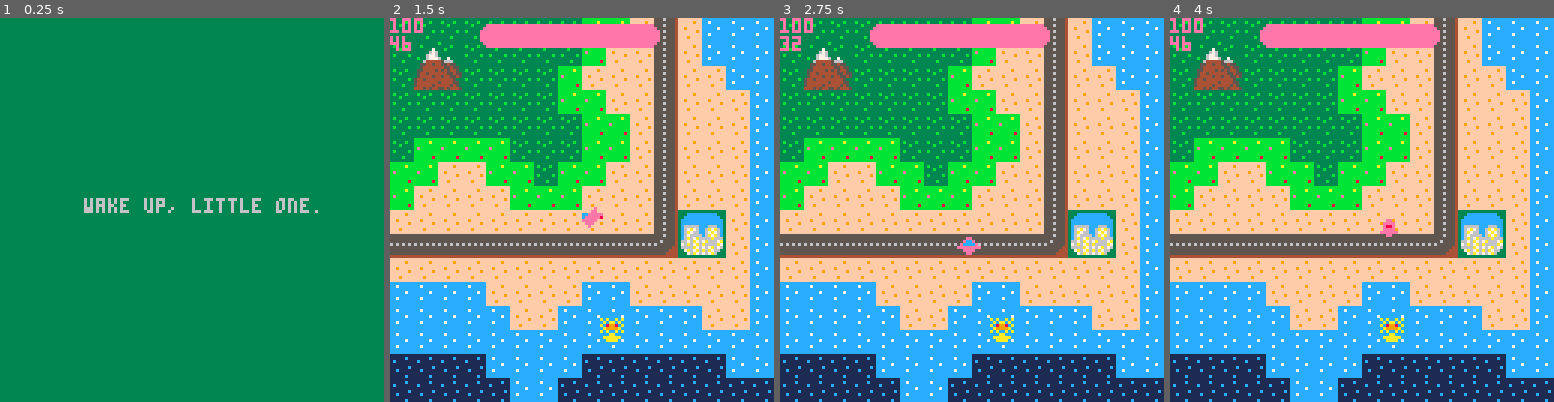
Above: before the commit, frames 1-4 (left to right).
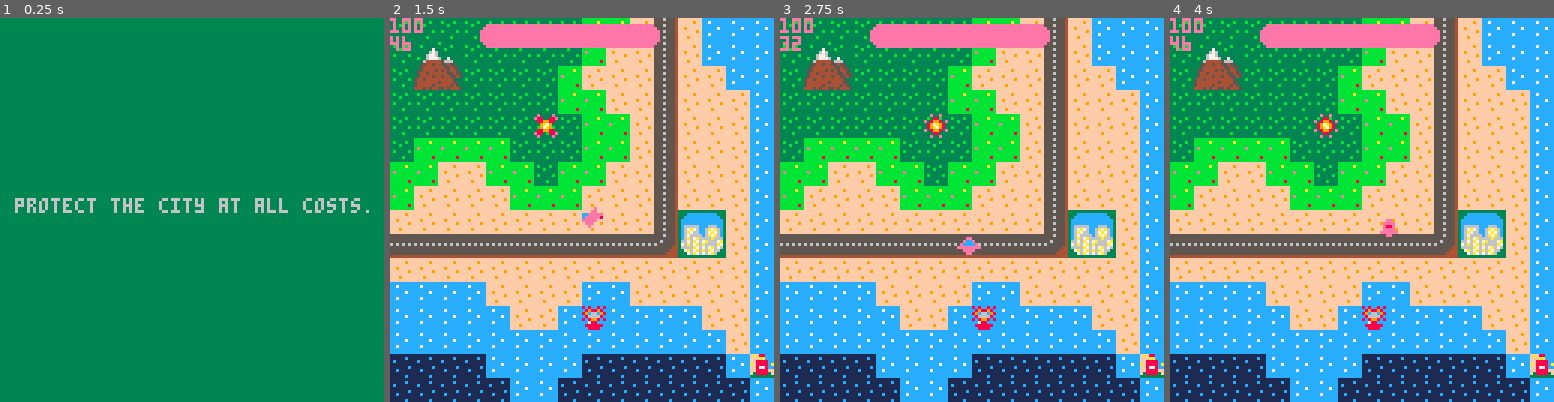
Above: after the commit, the same moments.

Repository: pio687/DragonBlaster
Game: PICO-8 cartridge dragon.p8
The game is run twice, just before and just after one commit, with the same random seed, the same clock (stepped at 60 frames per second) and the same inputs.
Inputs:
- Up to frame 1 (0.25 s): no input
- Up to frame 2 (1.5 s): tap X (X key) at 1.07 s
- Up to frame 3 (2.75 s): hold Left 1.97-2.37 s; tap X (X key) at 2.07, 2.4, 2.73 s; hold Down from 2.42 s (still down)
- Up to frame 4 (4 s): release Down at 2.82 s; hold Right 2.87-3.53 s; tap X (X key) at 3.07, 3.4, 3.73 s; hold Up from 3.58 s (still down)

The runs differ from the first frame. In frame 1, 1.8% of the frame differs, in the area x 3-97%, y 46-51%; in frame 2, 1.8%; in frame 3, 1.7%; in frame 4, 1.7%.

Commit message:
Added and organized functions. More sprites and collision detection.

Diff:
--- a/dragon.p8
+++ b/dragon.p8
@@ -15,9 +15,24 @@
 		speed=1
 		}
 
+		bomb={
+		sp=50,
+		x=6*8,
+		y=4*8,
+		timer=2
+		}
+
 		axo={
-		axospr=36,
-		axotimer=0
+		sp=36,
+		x=8*8,
+		y=12*8,
+		timer=10
+		}
+
+		city1={
+		cityspr=6,
+		x=12*8,
+		y=8*8
 		}
 
 	init_health()
@@ -30,11 +45,135 @@
 //every frame
 
 	if state=="play" then
-		if (btnp(❎)) state="menu"
-
+		if (btnp(❎)) state="menu" //call menu
+
+//save player position
+	old_x=player.x
+	old_y=player.y
+
+//health ui
   update_health()
 
--- player movement --
+//player movement
+		update_player()
+
+--//check collision
+--	if check_collision(city1, 16, 16) then
+--		player.x = old_x
+--		player.y = old_y
+--	end
+--
+
+--//check injury
+	if check_collision(bomb, 8, 8) then
+		health -= 1
+	end
+
+//flash bomb and axo sprites
+		flash_sprite(axo, 36, 37, 10)
+		flash_sprite(bomb, 50, 51, 2)
+
+//find player position
+	position=(mget(flr((player.x+4)/8),flr((player.y+4)/8)))
+
+//go fast over water
+	if position==41 or position==42 then
+		player.speed=2
+	else
+		player.speed=1
+	end
+
+	if fget(position, 0) then
+		player.x = old_x
+		player.y = old_y
+	end
+
+//print position
+
+
+		elseif state=="start" or state=="menu" then
+			if (btnp(❎)) state="play"
+		end
+
+end
+
+
+function _draw()
+
+//draws sprites
+//do things on screen
+//based on math that
+//happens in update
+
+	if state=="play" then
+
+	cls() // clear screen
+	map()
+
+	draw_health()
+
+	spr(city1.cityspr, city1.x, city1.y, 2, 2)
+
+	spr(axo.sp,axo.x,axo.y,1,1,true,false) //bad
+
+	spr(player.sp,player.x,player.y,1,1,player.f,player.fx,player.fy)
+	// num, x, y, width, flip
+
+	spr(bomb.sp,bomb.x,bomb.y,1,1)
+
+	print(position)
+
+
+	elseif state=="start" then
+	cls(19)
+	print("protect the city at all costs.", 5,60)
+
+	elseif state=="menu" then
+	cls(19)
+	print("time to get moving.",28,60)
+
+	end
+…(5 lines of a section not shown)…
+end
+-->8
+function init_health()
+	health=100
+end
+
+function update_health()
+	barw=60*health/100
+end
+
+function draw_health()
+	if health>0 then
+	rrectfill(30,2,barw,8,2,14)
+	else
+	rrectfill(30,2,0,8,2,14)
+	end
+
+	print(health)
+	end
+-->8
+function flash_sprite(obj, start_sp, end_sp, speed)
+	if obj.timer < speed then
+		obj.timer += 1
+	else
+		if obj.sp < end_sp then
+			obj.sp += 1
+		else
+			obj.sp = start_sp
+		end
+		obj.timer = 0
+	end
+end
+
+
+// player movement
+function update_player()
 
  if btn(➡️) then
   player.x+=player.speed
@@ -61,90 +200,15 @@
 
 	end // move down
 
-	//axo flash
-
-	if axo.axotimer<10 then
-		axo.axotimer+=1
-		else
-			if axo.axospr<37 then
-			axo.axospr+=1
-			else
-			axo.axospr=36
-			end
-			axo.axotimer=0
-		end
-
-		elseif state=="start" or state=="menu" then
-			if (btnp(❎)) state="play"
-		end
-…(5 lines of a section not shown)…
-end
-
-function _draw()
-
-//draws sprites
-//do things on screen
-//based on math that
-//happens in update
-
-	if state=="play" then
-
-	cls() // clear screen
-	map()
-
-    draw_health()
-
-	spr(axo.axospr,70,100,1,1,true,false) //bad
-	spr(player.sp,player.x,player.y,1,1,player.f,player.fx,player.fy)
-	// num, x, y, width, flip
-
-	position=(mget(flr((player.x+4)/8),flr((player.y+4)/8)))
-
-
-	print(position)
-
-	if position==41 or position==42 then
-		player.speed=2
-	else
-		player.speed=1
-	end
-
-	elseif state=="start" then
-	cls(19)
-	print("wake up, little one.", 28,60)
-
-	elseif state=="menu" then
-	cls(19)
-	print("time to get moving.",28,60)
-
-	end
-…(5 lines of a section not shown)…
-end
--->8
-function init_health()
-	health=100
-end
-
-function update_health()
-	barw=60*health/100
-end
-
-function draw_health()
-	if health>0 then
-	rrectfill(30,2,barw,8,2,14)
-	else
-	rrectfill(30,2,0,8,2,14)
-	end
-
-	print(health)
+end
+
+
+function check_collision(obj, obj_width, obj_height)
+	return
+		player.x < obj.x + obj_width and
+		player.x + 8 > obj.x and
+		player.y < obj.y + obj_height and
+		player.y + 8 > obj.y
 	end
 __gfx__
 0000000000000e00000000000000000000055555555500003333333333333333888888888888888833333333b333333300900000000000908880008000808880
@@ -171,14 +235,14 @@
 5555555555555444a0aaaa0a1011110100088000000aa00033333333ccccccccbbbbbbbbcc7ccccc11c11111333333334444344455554555ffffffff66566666
 5555555555554444009aa90000711700088888800aaaaaa030333303c0cccc0cbbbbbb8bcccccccc111111113333b3334344444455555555fff9ffff66666656
 444444444444444409900990077007700088880000aaaa000030030000c00c00bbbbbbbbcccccccc11111c11333333334444444455555555ffffffff66666656
-00000000000000000000000000000000000000000000000000000000000000000000000000000000000000000000000000000000000000000000000000000000
-00000000000000000000000000000000000000000000000000000000000000000000000000000000000000000000000000000000000000000000000000000000
-00000000000000000000000000000000000000000000000000000000000000000000000000000000000000000000000000000000000000000000000000000000
-00000000000000000000000000000000000000000000000000000000000000000000000000000000000000000000000000000000000000000000000000000000
-00000000000000000000000000000000000000000000000000000000000000000000000000000000000000000000000000000000000000000000000000000000
-00000000000000000000000000000000000000000000000000000000000000000000000000000000000000000000000000000000000000000000000000000000
-00000000000000000000000000000000000000000000000000000000000000000000000000000000000000000000000000000000000000000000000000000000
-00000000000000000000000000000000000000000000000000000000000000000000000000000000000000000000000000000000000000000000000000000000
+00000000000000000e0000e000e00e0000000000000000000000000000000000000000000000000000000000000000000000000000000000faf88ccc00000000
+0000000000000000e880088e0008800000000000000000000000000000000000000000000000000000000000000000000000000000000000fffaaccc00000000
+000000000000000008899880e089980e00000000000000000000000000000000000000000000000000000000000000000000000000000000ff8888cc00000000
+0000000000000000009a79000897a98000000000000000000000000000000000000000000000000000000000000000000000000000000000af8888ca00000000
+00000000000000000097a900089a798000000000000000000000000000000000000000000000000000000000000000000000000000000000ff8778cc00000000
+000000000000000008899880e089980e00000000000000000000000000000000000000000000000000000000000000000000000000000000ff8888ff00000000
+0000000000000000e880088e0008800000000000000000000000000000000000000000000000000000000000000000000000000000000000f388883f00000000
+00000000000000000e0000e000e00e00000000000000000000000000000000000000000000000000000000000000000000000000000000003333333300000000
 00000000000000000000000000000000000000000000000000000000000000000000000000000000000000000000000000000000000000000000000000000000
 00000000000000000000000000000000000000000000000000000000000000000000000000000000000000000000000000000000000000000000000000000000
 00000000000000000000000000000000000000000000000000000000000000000000000000000000000000000000000000000000000000000000000000000000
@@ -275,6 +339,9 @@
 82828282828282828282828282828282828282828282828282828282828282828282828282828282828282828282828282828282828282828282828282828282
 82828282828282828282828282828282828282828282828282828282828282828282828282828282828282828282828282828282828282828282828282828282
 82828282828282828282828282828282828282828282828282828282828282828282828282828282828282828282828282828282828282828282828282828282
+__gff__
+0000000000000000000000000000000000000000000000000000000000000000000000000000000000020200000000000000040400000000000000000000010000000000000000000000000000000000000000000000000000000000000000000000000000000000000000000000000000000000000000000000000000000000
+0000000000000000000000000000000000000000000000000000000000000000000000000000000000000000000000000000000000000000000000000000000000000000000000000000000000000000000000000000000000000000000000000000000000000000000000000000000000000000000000000000000000000000
 __map__
 2b2b2b2b2b2b2b2b28282e112e2929292a2a2a2a2a2a2a2a2a2a2a2a2a2a2a2a2a2a2a2a2a2a2a2a2a2a2a2a2a2a2a2a2a2a282828282828282828282828282828282828282828282828282828282828282828282828282828282828282828282828282828282828282828282828282828282828282828282828282828282828
 2b0a0b2b2b2b2b2b282e2e112e292929292a2a2a2a2a2a2a2a2a2a2a2a2a2a2a2a2a2a2a2a2a2a2a2a2a2a2a2a2a2a2a2a2a282828282828282828282828282828282828282828282828282828282828282828282828282828282828282828282828282828282828282828282828282828282828282828282828282828282828
@@ -284,33 +351,33 @@
 2b282828282b2b2b28282e112e2e2e2929292a2a2a2a2a2a2a2a2a2a2a2a2a2a2a2a2a2a2a2a2a2a2a2a2a2a2a2a2a2a2a2a282828282828282828282828282828282828282828282828282828282828282828282828282828282828282828282828282828282828282828282828282828282828282828282828282828282828
 28282e2e28282b28282e2e112e2e2e2929292a2a2a2a2a2a2a2a2a2a2a2a2a2a2a2a2a2a2a2a2a2a2a2a2a2a2a2a2a2a2a2a282828282828282828282828282828282828282828282828282828282828282828282828282828282828282828282828282828282828282828282828282828282828282828282828282828282828
 282e2e2e2e2828282e2e2e112e2e2e2929292a2a2a2a2a2a2a2a2a2a2a2a2a2a2a2a2a2a2a2a2a2a2a2a2a2a2a2a2a2a2a2a282828282828282828282828282828282828282828282828282828282828282828282828282828282828282828282828282828282828282828282828282828282828282828282828282828282828
-2e2e2e2e2e2e2e2e2e2e2e1106072e2929292a2a2a2a2a2a2a2a2a2a2a2a2a2a2a2a2a2a2a2a2a2a2a2a2a2a2a2a2a2a2a2a282828282828282828282828282828282828282828282828282828282828282828282828282828282828282828282828282828282828282828282828282828282828282828282828282828282828
-20202020202020202020202116172e2929292a2a2a2a2a2a2a2a2a2a2a2a2a2a2a2a2a2a2a2a2a2a2a2a2a2a2a2a2a2a2a2a282828282828282828282828282828282828282828282828282828282828282828282828282828282828282828282828282828282828282828282828282828282828282828282828282828282828
+2e2e2e2e2e2e2e2e2e2e2e112e2e2e2929292a2a2a2a2a2a2a2a2a2a2a2a2a2a2a2a2a2a2a2a2a2a2a2a2a2a2a2a2a2a2a2a282828282828282828282828282828282828282828282828282828282828282828282828282828282828282828282828282828282828282828282828282828282828282828282828282828282828
+2020202020202020202020212e2e2e2929292a2a2a2a2a2a2a2a2a2a2a2a2a2a2a2a2a2a2a2a2a2a2a2a2a2a2a2a2a2a2a2a282828282828282828282828282828282828282828282828282828282828282828282828282828282828282828282828282828282828282828282828282828282828282828282828282828282828
 2e2e2e2e2e2e2e2e2e2e2e2e2e2e2e2929292a2a2a2a2a2a2a2a2a2a2a2a2a2a2a2a2a2a2a2a2a2a2a2a2a2a2a2a2a2a2a2a282828282828282828282828282828282828282828282828282828282828282828282828282828282828282828282828282828282828282828282828282828282828282828282828282828282828
 292929292e2e2e2e29292e2e2e2e2e29292a2a2a2a2a2a2a2a2a2a2a2a2a2a2a2a2a2a2a2a2a2a2a2a2a2a2a2a2a2a2a2a2a282828282828282828282828282828282828282828282828282828282828282828282828282828282828282828282828282828282828282828282828282828282828282828282828282828282828
 29292929292e2e2929292929292e2e292a2a2a2a2a2a2a2a2a2a2a2a2a2a2a2a2a2a2a2a2a2a2a2a2a2a2a2a2a2a2a2a2a2a282828282828282828282828282828282828282828282828282828282828282828282828282828282828282828282828282828282828282828282828282828282828282828282828282828282828
-292929292929292929292929292929292a2a2a2a2a2a2a2a2a2a2a2a2a2a2a2a2a2a2a2a2a2a2a2a2a2a2a2a2a2a2a2a2a2a282828282828282828282828282828282828282828282828282828282828282828282828282828282828282828282828282828282828282828282828282828282828282828282828282828282828
-2a2a2a2a292929292a2a2a2a2a2a29292a292a2a2a2a2a2a2a2a2a2a2a2a2a2a2a2a2a2a2a2a2a2a2a2a2a2a2a2a2a2a2a2a282828282828282828282828282828282828282828282828282828282828282828282828282828282828282828282828282828282828282828282828282828282828282828282828282828282828
-2a2a2a2a2a29292a2a2a2a2a2a2a2a2a2a2a2a2a2a2a2a2a2a2a2a2a2a2a2a2a2a2a2a2a2a2a2a2a2a2a2a2a2a2a2a2a2a2a282828282828282828282828282828282828282828282828282828282828282828282828282828282828282828282828282828282828282828282828282828282828282828282828282828282828
-2a2a2a2a2a2a2a2a2a2a2a2a2a2a2a2a2a292a2a2a2a2a2a2a2a2a2a2a2a2a2a2a2a2a2a2a2a2a2a2a2a2a2a2a2a2a2a2a2a282828282828282828282828282828282828282828282828282828282828282828282828282828282828282828282828282828282828282828282828282828282828282828282828282828282828
-2a2a2a2a2a2a2a2a2a2a2a2a2a2a2a2a2a2a2a2a2a2a2a2a2a2a2a2a2a2a2a2a2a2a2a2a2a2a2a2a2a2a2a2a2a2a2a2a2a2a282828282828282828282828282828282828282828282828282828282828282828282828282828282828282828282828282828282828282828282828282828282828282828282828282828282828
-2a2a2a2a2a2a2a2a2a2a2a2a2a2a2a2a2a2a2a2a2a2a2a2a2a2a2a2a2a2a2a2a2a2a2a2a2a2a2a2a2a2a2a2a2a2a2a2a2a2a282828282828282828282828282828282828282828282828282828282828282828282828282828282828282828282828282828282828282828282828282828282828282828282828282828282828
-2a2a2a2a2a2a2a2a2a2a2a2a2a2a2a2a2a2a2a2a2a2a2a2a2a2a2a2a2a2a2a2a2a2a2a2a2a2a2a2a2a2a2a2a2a2a2a2a2a2a282828282828282828282828282828282828282828282828282828282828282828282828282828282828282828282828282828282828282828282828282828282828282828282828282828282828
-2a2a2a2a2a2a2a2a2a2a2a2a2a2a2a2a2a2a2a2a2a2a2a2a2a2a2a2a2a2a2a2a2a2a2a2a2a2a2a2a2a2a2a2a2a2a2a2a2a2a282828282828282828282828282828282828282828282828282828282828282828282828282828282828282828282828282828282828282828282828282828282828282828282828282828282828
-2a2a2a2a2a2a2a2a2a2a2a2a2a2a2a2a2a2a2a2a2a2a2a2a2a2a2a2a2a2a2a2a2a2a2a2a2a2a2a2a2a2a2a2a2a2a2a2a2a2a282828282828282828282828282828282828282828282828282828282828282828282828282828282828282828282828282828282828282828282828282828282828282828282828282828282828
-2a2a2a2a2a2a2a2a2a2a2a2a2a2a2a2a2a2a2a2a2a2a2a2a2a2a2a2a2a2a2a2a2a2a2a2a2a2a2a2a2a2a2a2a2a2a2a2a2a2a282828282828282828282828282828282828282828282828282828282828282828282828282828282828282828282828282828282828282828282828282828282828282828282828282828282828
-2a2a2a2a2a2a2a2a2a2a2a2a2a2a2a2a2a2a2a2a2a2a2a2a2a2a2a2a2a2a2a2a2a2a2a2a2a2a2a2a2a2a2a2a2a2a2a2a2a2a282828282828282828282828282828282828282828282828282828282828282828282828282828282828282828282828282828282828282828282828282828282828282828282828282828282828
-2a2a2a2a2a2a2a2a2a2a2a2a2a2a2a2a2a2a2a2a2a2a2a2a2a2a2a2a2a2a2a2a2a2a2a2a2a2a2a2a2a2a2a2a2a2a2a2a2a2a282828282828282828282828282828282828282828282828282828282828282828282828282828282828282828282828282828282828282828282828282828282828282828282828282828282828
-2a2a2a2a2a2a2a2a2a2a2a2a2a2a2a2a2a2a2a2a2a2a2a2a2a2a2a2a2a2a2a2a2a2a2a2a2a2a2a2a2a2a2a2a2a2a2a2a2a2a282828282828282828282828282828282828282828282828282828282828282828282828282828282828282828282828282828282828282828282828282828282828282828282828282828282828
-2a2a2a2a2a2a2a2a2a2a2a2a2a2a2a2a2a2a2a2a2a2a2a2a2a2a2a2a2a2a2a2a2a2a2a2a2a2a2a2a2a2a2a2a2a2a2a2a2a2a282828282828282828282828282828282828282828282828282828282828282828282828282828282828282828282828282828282828282828282828282828282828282828282828282828282828
-2a2a2a2a2a2a2a2a2a2a2a2a2a2a2a2a2a2a2a2a2a2a2a2a2a2a2a2a2a2a2a2a2a2a2a2a2a2a2a2a2a2a2a2a2a2a2a2a2a2a282828282828282828282828282828282828282828282828282828282828282828282828282828282828282828282828282828282828282828282828282828282828282828282828282828282828
-2a2a2a2a2a2a2a2a2a2a2a2a2a2a2a2a2a2a2a2a2a2a2a2a2a2a2a2a2a2a2a2a2a2a2a2a2a2a2a2a2a2a2a2a2a2a2a2a2a2a282828282828282828282828282828282828282828282828282828282828282828282828282828282828282828282828282828282828282828282828282828282828282828282828282828282828
-2a2a2a2a2a2a2a2a2a2a2a2a2a2a2a2a2a2a2a2a2a2a2a2a2a2a2a2a2a2a2a2a2a2a2a2a2a2a2a2a2a2a2a2a2a2a2a2a2a2a282828282828282828282828282828282828282828282828282828282828282828282828282828282828282828282828282828282828282828282828282828282828282828282828282828282828
-2a2a2a2a2a2a2a2a2a2a2a2a2a2a2a2a2a2a2a2a2a2a2a2a2a2a2a2a2a2a2a2a2a2a2a2a2a2a2a2a2a2a2a2a2a2a2a2a2a2a282828282828282828282828282828282828282828282828282828282828282828282828282828282828282828282828282828282828282828282828282828282828282828282828282828282828
-2a2a2a2a2a2a2a2a2a2a2a2a2a2a2a2a2a2a2a2a2a2a2a2a2a2a2a2a2a2a2a2a2a2a2a2a2a2a2a2a2a2a2a2a2a2a2a2a2a2a282828282828282828282828282828282828282828282828282828282828282828282828282828282828282828282828282828282828282828282828282828282828282828282828282828282828
-…(6 lines of a section not shown)…
+29292929292929292929292929292e292a2a2a2a2a2a2a2a2a2a2a2a2a2a2a2a2a2a2a2a2a2a2a2a2a2a2a2a2a2a2a2a2a2a282828282828282828282828282828282828282828282828282828282828282828282828282828282828282828282828282828282828282828282828282828282828282828282828282828282828
+2a2a2a2a292929292a2a2a2a2a2a293e2a2a2a2a2a2a2a2a2a2a2a2a2a2a2a2a2a2a2a2a2a2a2a2a2a2a2a2a2a2a2a2a2a2a282828282828282828282828282828282828282828282828282828282828282828282828282828282828282828282828282828282828282828282828282828282828282828282828282828282828
+2a2a2a2a2a29292a2a2a2a2a2a2a2a292a2a2a2a2a2a2a2a2a2a2a2a2a2a2a2a2a2a2a2a2a2a2a2a2a2a2a2a2a2a2a2a2a2a282828282828282828282828282828282828282828282828282828282828282828282828282828282828282828282828282828282828282828282828282828282828282828282828282828282828
+2a2a2a2a2a2a2a2a2a2a2a2a2a2a2a2a2a2a2a2a2a2a2a2a2a2a2a2a2a2a2a2a2a2a2a2a2a2a2a2a2a2a2a2a2a2a2a2a2a2a282828282828282828282828282828282828282828282828282828282828282828282828282828282828282828282828282828282828282828282828282828282828282828282828282828282828
+2a2a2a2a2a2a2a2a2a2a2a2a2a2a2a2a2a2a2a2a2a2a2a2a2a2a2a2a2a2a2a2a2a2a2a2a2a2a2a2a2a2a2a2a2a2a2a2a2a2a282828282828282828282828282828282828282828282828282828282828282828282828282828282828282828282828282828282828282828282828282828282828282828282828282828282828
+2a2a2a2a2a2a2a2a2a2a2a2a2a2a2a2a2a2a2a2a2a2a2a2a2a2a2a2a2a2a2a2a2a2a2a2a2a2a2a2a2a2a2a2a2a2a2a2a2a2a282828282828282828282828282828282828282828282828282828282828282828282828282828282828282828282828282828282828282828282828282828282828282828282828282828282828
+2a2a2a2a2a2a2a2a2a2a2a2a2a2a2a2a2a2a2a2a2a2a2a2a2a2a2a2a2a2a2a2a2a2a2a2a2a2a2a2a2a2a2a2a2a2a2a2a2a2a282828282828282828282828282828282828282828282828282828282828282828282828282828282828282828282828282828282828282828282828282828282828282828282828282828282828
+2a2a2a2a2a2a2a2a2a2a2a2a2a2a2a2a2a2a2a2a2a2a2a2a2a2a2a2a2a2a2a2a2a2a2a2a2a2a2a2a2a2a2a2a2a2a2a2a2a2a282828282828282828282828282828282828282828282828282828282828282828282828282828282828282828282828282828282828282828282828282828282828282828282828282828282828
+2a2a2a2a2a2a2a2a2a2a2a2a2a2a2a2a2a2a2a2a2a2a2a2a2a2a2a2a2a2a2a2a2a2a2a2a2a2a2a2a2a2a2a2a2a2a2a2a2a2a282828282828282828282828282828282828282828282828282828282828282828282828282828282828282828282828282828282828282828282828282828282828282828282828282828282828
+2a2a2a2a2a2a2a2a2a2a2a2a2a2a2a2a2a2a2a2a2a2a2a2a2a2a2a2a2a2a2a2a2a2a2a2a2a2a2a2a2a2a2a2a2a2a2a2a2a2a282828282828282828282828282828282828282828282828282828282828282828282828282828282828282828282828282828282828282828282828282828282828282828282828282828282828
+2a2a2a2a2a2a2a2a2a2a2a2a2a2a2a2a2a2a2a2a2a2a2a2a2a2a2a2a2a2a2a2a2a2a2a2a2a2a2a2a2a2a2a2a2a2a2a2a2a2a282828282828282828282828282828282828282828282828282828282828282828282828282828282828282828282828282828282828282828282828282828282828282828282828282828282828
+2a2a2a2a2a2a2a2a2a2a2a2a2a2a2a2a2a2a2a2a2a2a2a2a2a2a2a2a2a2a2a2a2a2a2a2a2a2a2a2a2a2a2a2a2a2a2a2a2a2a282828282828282828282828282828282828282828282828282828282828282828282828282828282828282828282828282828282828282828282828282828282828282828282828282828282828
+2a2a2a2a2a2a2a2a2a2a2a2a2a2a2a2a2a2a2a2a2a2a2a2a2a2a2a2a2a2a2a2a2a2a2a2a2a2a2a2a2a2a2a2a2a2a2a2a2a2a282828282828282828282828282828282828282828282828282828282828282828282828282828282828282828282828282828282828282828282828282828282828282828282828282828282828
+2a2a2a2a2a2a2a2a2a2a2a2a2a2a2a2a2a2a2a2a2a2a2a2a2a2a2a2a2a2a2a2a2a2a2a2a2a2a2a2a2a2a2a2a2a2a2a2a2a2a282828282828282828282828282828282828282828282828282828282828282828282828282828282828282828282828282828282828282828282828282828282828282828282828282828282828
+2a2a2a2a2a2a2a2a2a2a2a2a2a2a2a2a2a2a2a2a2a2a2a2a2a2a2a2a2a2a2a2a2a2a2a2a2a2a2a2a2a2a2a2a2a2a2a2a2a2a282828282828282828282828282828282828282828282828282828282828282828282828282828282828282828282828282828282828282828282828282828282828282828282828282828282828
+2a2a2a2a2a2a2a2a2a2a2a2a2a2a2a2a2a2a2a2a2a2a2a2a2a2a2a2a2a2a2a2a2a2a2a2a2a2a2a2a2a2a2a2a2a2a2a2a2a2a282828282828282828282828282828282828282828282828282828282828282828282828282828282828282828282828282828282828282828282828282828282828282828282828282828282828
+2a2a2a2a2a2a2a2a2a2a2a2a2a2a2a2a2a2a2a2a2a2a2a2a2a2a2a2a2a2a2a2a2a2a2a2a2a2a2a2a2a2a2a2a2a2a2a2a2a2a282828282828282828282828282828282828282828282828282828282828282828282828282828282828282828282828282828282828282828282828282828282828282828282828282828282828
+2a2a2a2a2a2a2a2a2a2a2a2a2a2a2a2a2a2a2a2a2a2a2a2a2a2a2a2a2a2a2a2a2a2a2a2a2a2a2a2a2a2a2a2a2a2a2a2a2a2a282828282828282828282828282828282828282828282828282828282828282828282828282828282828282828282828282828282828282828282828282828282828282828282828282828282828
+2a2a2a2a2a2a2a2a2a2a2a2a2a2a2a2a2a2a2a2a2a2a2a2a2a2a2a2a2a2a2a2a2a2a2a2a2a2a2a2a2a2a2a2a2a2a2a2a2a2a282828282828282828282828282828282828282828282828282828282828282828282828282828282828282828282828282828282828282828282828282828282828282828282828282828282828
+…(6 lines of a section not shown)…
Not shown, changed: README.md
Not shown, removed: dragon
Not shown, added: dragon.p8.cpgz
